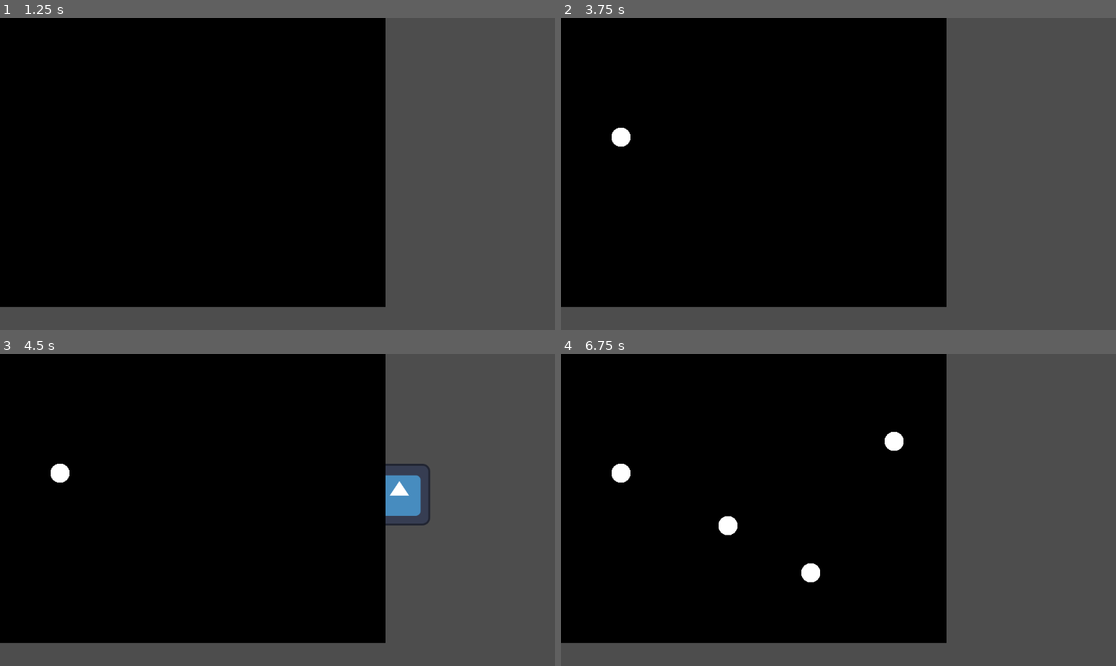
Above: before the commit, frames 1-4 (two rows, left to right).
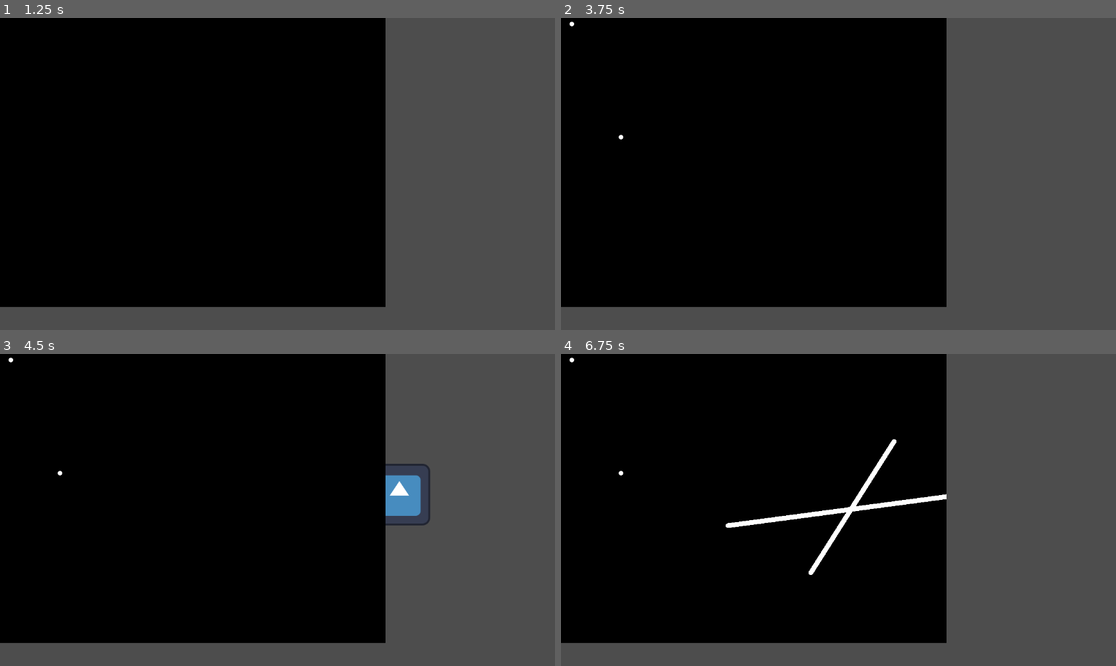
Above: after the commit, the same moments.

Repository: banana67676/Pitch-It-2025-2026
Game: Godot game, scene res://scenes/Multiplayer_Menu.tscn
Same seed, same stepped clock (60 frames per second), same inputs: the game is played once before the commit and once after it. The engine's default icon, where the game draws it, is replaced by a stand-in: a white triangle on a blue panel in a dark square.
Inputs (mouse positions are in pixels of both pictures, inside the frame that each line leads up to):
- Up to frame 1 (1.25 s): click "Host" at 0.5 s
- Up to frame 2 (3.75 s): click (572, 24) at 1.27 s; click (572, 24) at 2.02 s; click (572, 24) at 2.77 s; click (622, 136) at 3.5 s, where only the run before the commit has a clickable "Join"
- Up to frame 3 (4.5 s): move the mouse to (399, 494) at 4.27 s; press the mouse at (399, 494) at 4.28 s
- Up to frame 4 (6.75 s): move the mouse to (727, 525) at 5.02 s; release the mouse at (727, 525) at 5.03 s; click (727, 525) at 5.1 s; move the mouse to (894, 441) at 5.77 s; press the mouse at (894, 441) at 5.78 s; move the mouse to (810, 572) at 6.52 s; release the mouse at (810, 572) at 6.53 s; click (810, 572) at 6.6 s

Frame 1 is identical in both runs. In frame 2, 0.2% of the frame differs, in the area x 1-13%, y 1-42%; in frame 3, 0.2%; in frame 4, 1.6%, in the area x 1-70%, y 1-74%.

Commit message:
Improved drawing capability

Diff:
--- a/scenes/Player.tscn
+++ b/scenes/Player.tscn
@@ -1,18 +1,39 @@
-[gd_scene load_steps=5 format=3 uid="uid://uusipllqkn41"]
+[gd_scene load_steps=6 format=3 uid="uid://uusipllqkn41"]
 
 [ext_resource type="Texture2D" uid="uid://cibo4eikjhyt2" path="res://icon.svg" id="1_tdxrx"]
 [ext_resource type="Script" path="res://scripts/Player.gd" id="2_r8hio"]
 [ext_resource type="PackedScene" uid="uid://ukycayh8nnxn" path="res://scenes/Drawing.tscn" id="3_yp4vl"]
+[ext_resource type="Script" path="res://scripts/PlayerBody.gd" id="4_rlg74"]
 
 [sub_resource type="SceneReplicationConfig" id="SceneReplicationConfig_531s6"]
 properties/0/path = NodePath(".:position")
 properties/0/spawn = true
 properties/0/replication_mode = 1
 
-[node name="CharacterBody2D" type="Sprite2D"]
+[node name="RootPlayerState" type="Sprite2D"]
 texture = ExtResource("1_tdxrx")
 script = ExtResource("2_r8hio")
 drawing_scene = ExtResource("3_yp4vl")
 
+[node name="MultiplayerCursor" type="Sprite2D" parent="."]
+texture = ExtResource("1_tdxrx")
+script = ExtResource("4_rlg74")
+
 [node name="MultiplayerSynchronizer" type="MultiplayerSynchronizer" parent="."]
 replication_config = SubResource("SceneReplicationConfig_531s6")
+
+[node name="Control" type="Control" parent="."]
+layout_mode = 3
+anchors_preset = 0
+offset_right = 40.0
+offset_bottom = 40.0
+
+[node name="HSlider" type="HSlider" parent="Control"]
+layout_mode = 0
+offset_right = 8.0
+offset_bottom = 16.0
+
+[node name="CheckButton" type="CheckButton" parent="Control"]
+layout_mode = 0
+offset_right = 44.0
+offset_bottom = 24.0
--- a/scripts/Player.gd
+++ b/scripts/Player.gd
@@ -9,9 +9,3 @@
 	set_multiplayer_authority(name.to_int())
 	drawing = drawing_scene.instantiate()
 	get_parent().call_deferred("add_child", drawing)
-
-
-# Called every frame. 'delta' is the elapsed time since the previous frame.
-func _physics_process(_delta):
-	if is_multiplayer_authority():
-		global_position = get_global_mouse_position()
--- /dev/null
+++ b/scripts/PlayerBody.gd
@@ -0,0 +1,9 @@
+extends Node2D
+
+
+
+
+# Called every frame. 'delta' is the elapsed time since the previous frame.
+func _physics_process(_delta):
+	if is_multiplayer_authority():
+		global_position = get_global_mouse_position()
--- a/scripts/drawing.gd
+++ b/scripts/drawing.gd
@@ -8,8 +8,9 @@
 var enabled = true
 const WIDTH = 800
 const HEIGHT = 600
-var mode_size = 20
+var mode_size = 5
 var draw_color = Color8(255,255,255,255)
+var prev_mouse_pos
 
 func _ready():
 	position = Vector2(0,0)
@@ -23,14 +24,27 @@
 func _process(delta: float) -> void:
 	if enabled:
 		if Input.is_action_pressed("Mouse Click"):
+			# Plan: Create a parametric line equation where f(0) = prev_mouse_pos && f(1) = mouse_pos
+			# Then measure each point's distance from the line segment
 			var mouse_pos = get_global_mouse_position()
-			for i in range(max(mouse_pos.x-mode_size, 0), min(mouse_pos.x+mode_size, WIDTH)):
-				for j in range(max(mouse_pos.y-mode_size, 0), min(mouse_pos.y+mode_size, HEIGHT)):
-					if mouse_pos.distance_to(Vector2(i, j)) < mode_size:
+			if prev_mouse_pos == null:
+				prev_mouse_pos = mouse_pos
+			var low_x = min(mouse_pos.x, prev_mouse_pos.x)
+			var low_y = min(mouse_pos.y, prev_mouse_pos.y)
+			var high_x = max(mouse_pos.x, prev_mouse_pos.x)
+			var high_y = max(mouse_pos.y, prev_mouse_pos.y)
+			for i in range(max(low_x-mode_size, 0), min(high_x+mode_size, WIDTH)):
+				for j in range(max(low_y-mode_size, 0), min(high_y+mode_size, HEIGHT)):
+					if min_distance(prev_mouse_pos, mouse_pos, Vector2(i,j)) < mode_size:
 						if mode == drawing_modes.DRAW:
 							image.set_pixel(i, j, draw_color)
 						elif mode == drawing_modes.ERASE:
 							image.set_pixel(i,j,Color8(0,0,0,0))
+
+
+			prev_mouse_pos = mouse_pos
+		else:
+			prev_mouse_pos = null
 	image_texture.update(image)
 
 
@@ -40,3 +54,15 @@
 func repeat_fill(array: PackedByteArray, suppliant: PackedByteArray) -> void:
 	for i in range(array.size()):
 		array.set(i, suppliant[i % suppliant.size()])
+
+func min_distance(start: Vector2, end: Vector2, compare: Vector2) -> float:
+	var distanceS = start.distance_squared_to(end)
+	if (distanceS < 0.003):
+		return compare.distance_to(end)
+
+	var inter1 = compare-start
+	var inter2 = end-start
+	var dot = inter1.dot(inter2)
+	var t = max(0, min(1, dot/distanceS))
+	var proj = start + t * (end - start)
+	return proj.distance_to(compare)
--- a/scripts/multiplayer_menu.gd
+++ b/scripts/multiplayer_menu.gd
@@ -22,4 +22,5 @@
 func add_player(id = 1):
 	var player = player_scene.instantiate()
 	player.name = str(id)
-	call_deferred("add_child", player)
+	get_tree().root.add_child(player)
+	visible = false
Not shown, added: .DS_Store
